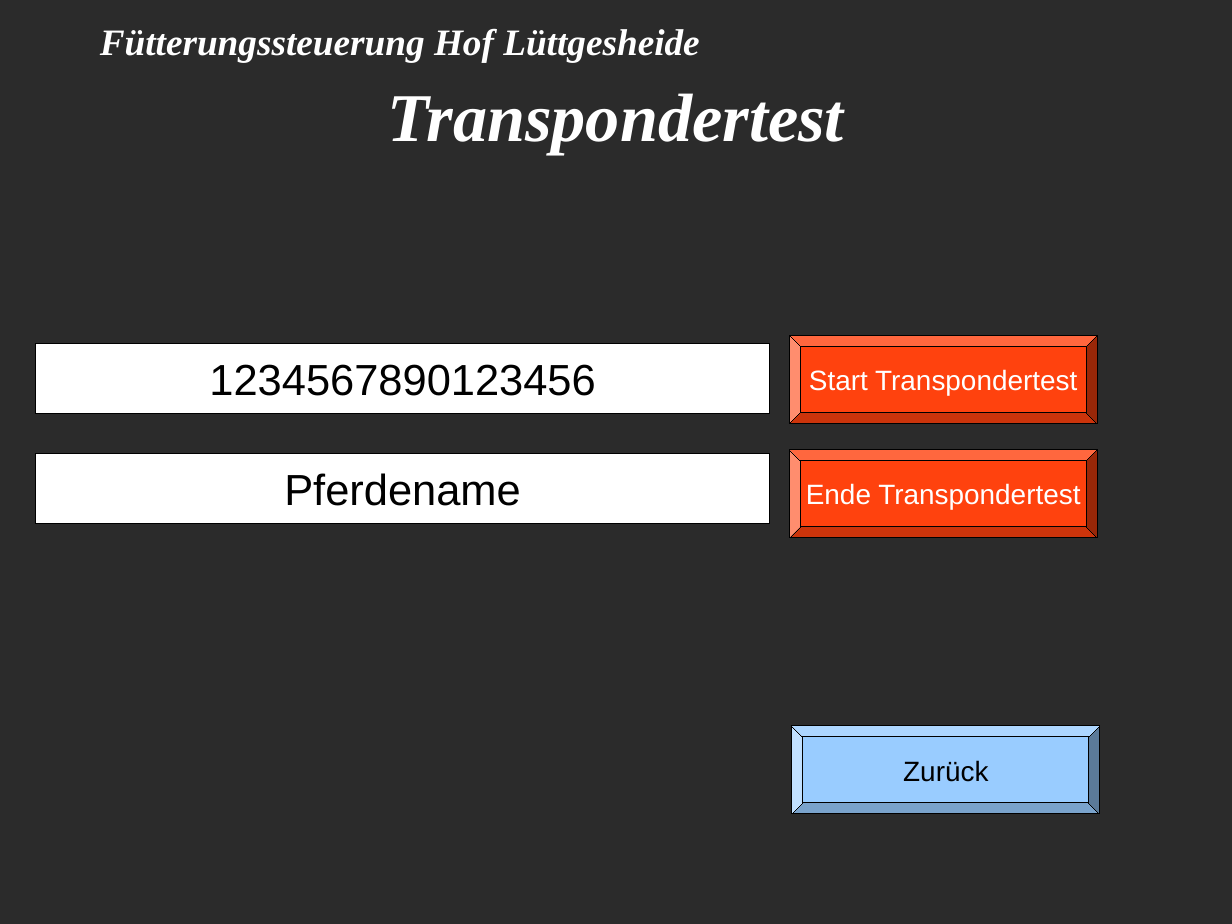
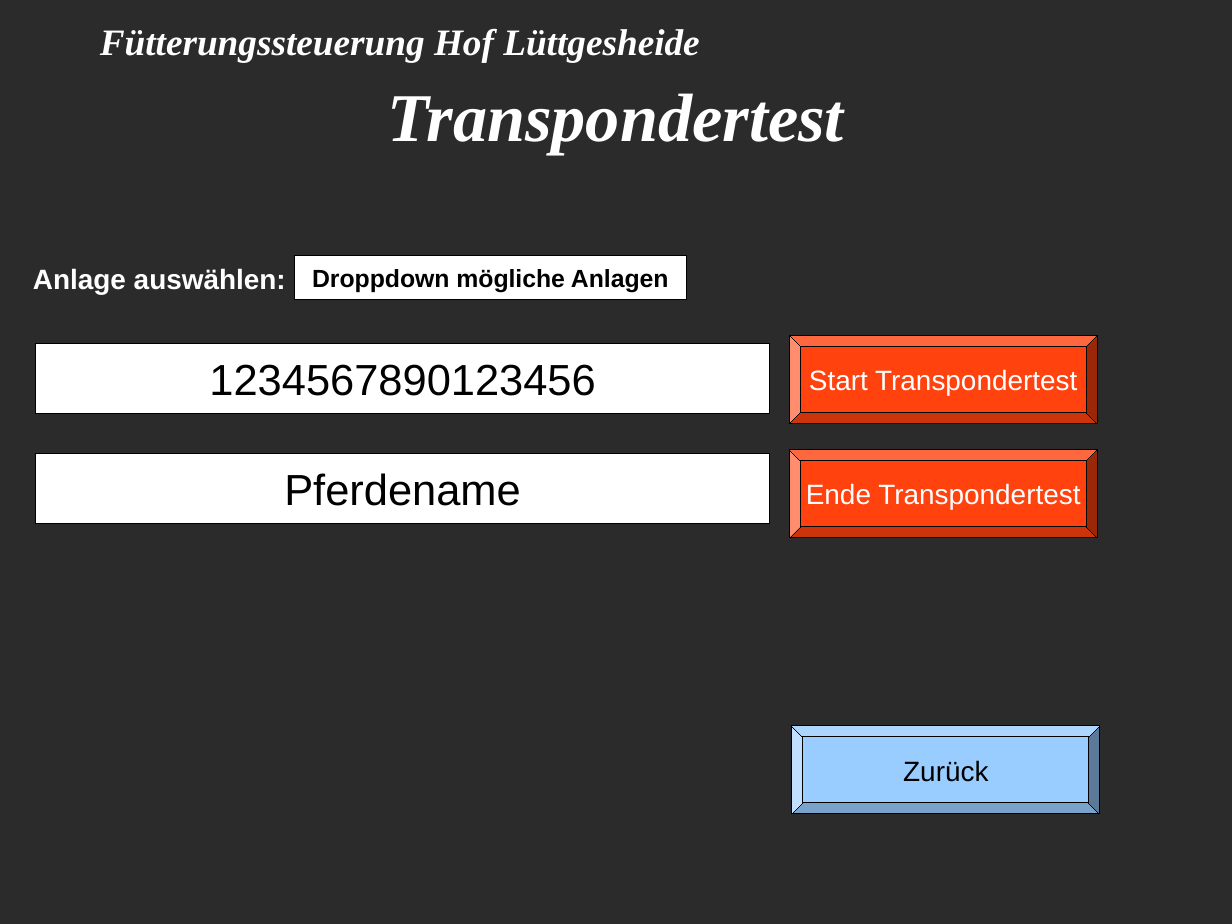
Before and after one commit to Kalle01/Pferde-Fuettterungssteuerung, a slide deck: slide 11 of allgemeine_Dokumente/Beschreibung.Menuestruktur.odp (slide 12 before the commit). Drawn at 1232x924 pixels with LibreOffice and Linux fonts; fonts in the diff are those of the drawing; background and template pictures are left out; a plain dark background stands for a picture behind light text. Boxes give left, top, right and bottom in pixels: in the first picture for what was removed or moved away, otherwise in the second. Text is boxed around its words. In the diff, an @@ line names an element or a change of style, - is before the commit and + after.

```diff
--- a/allgemeine_Dokumente/Beschreibung.Menuestruktur.odp
+++ b/allgemeine_Dokumente/Beschreibung.Menuestruktur.odp
@@ text added at <box>33,268,286,294</box>, 18 pt, text #FFFFFF, bold @@
+Anlage auswählen:
@@ rectangle added at <box>295,255,686,298</box>, fill #FFFFFF, outline #000000 0 pt, 16 pt, text #000000, bold @@
+Droppdown mögliche Anlagen
```
Also in this commit, not shown: 2 other slides changed, 1 slide removed, 3 other files.
